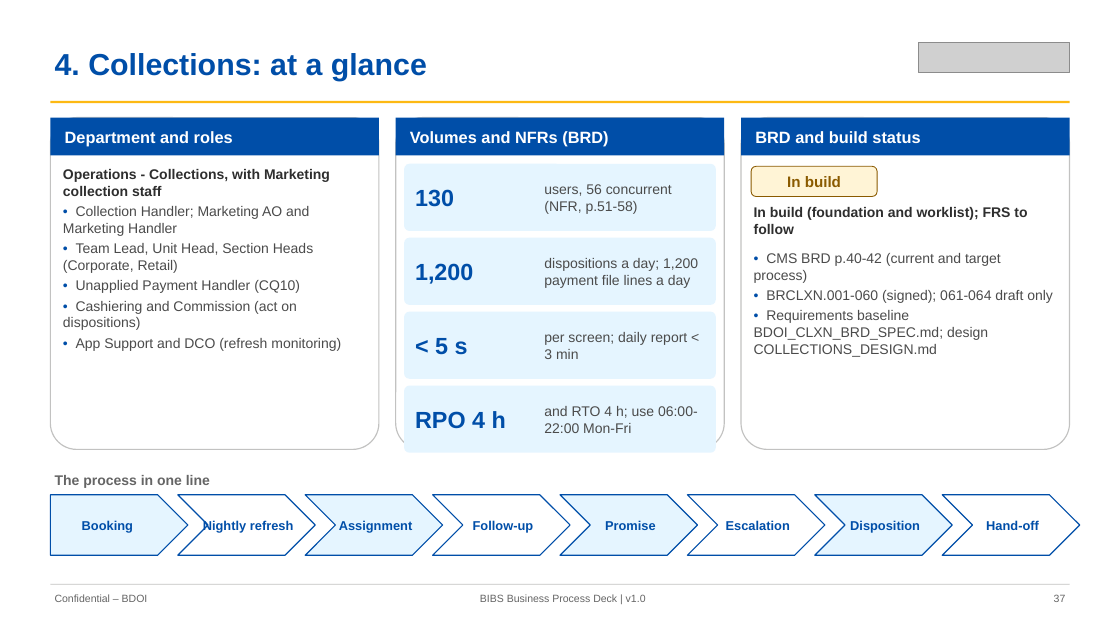
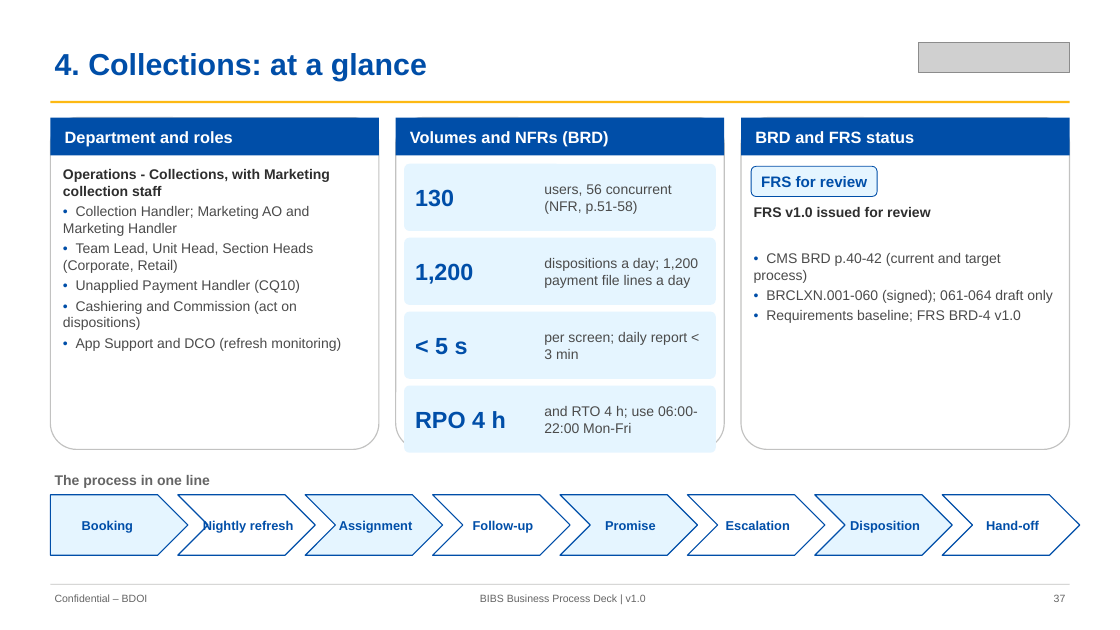
Before and after one commit to IortaTexhNXT-DEV/FinVerse, a slide deck: slide 37 of docs/deliverables/out/Programme/Decks/BIBS_Deck_BRD-00_Business_Process_AsIs_Envisioned_BestPractice_v1.0.pptx. Drawn at 1120x630 pixels with LibreOffice and Linux fonts; fonts in the diff are those of the drawing; grey boxes stand for pictures. Boxes give left, top, right and bottom in pixels: in the first picture for what was removed or moved away, otherwise in the second. Text is boxed around its words. In the diff, an @@ line names an element or a change of style, - is before the commit and + after.

Commit message:
Business process deck: FRS status and sign-off roadmap instead of build status; rebuilt deck and figures

```diff
--- a/docs/deliverables/out/Programme/Decks/BIBS_Deck_BRD-00_Business_Process_AsIs_Envisioned_BestPractice_v1.0.pptx
+++ b/docs/deliverables/out/Programme/Decks/BIBS_Deck_BRD-00_Business_Process_AsIs_Envisioned_BestPractice_v1.0.pptx
@@ text at bbox=[755, 131, 914, 143]: text changed @@
-BRD and build status
+BRD and FRS status
@@ rounded rectangle "FRS for review" at bbox=[751, 166, 877, 197]: fill #FFF4D6 to #E5F5FF; outline #8A5A00 0.75 pt to #004EA8 0.75 pt @@
@@ text in rounded rectangle at bbox=[761, 176, 867, 187]: text changed; text colour #8A5A00 to #004EA8 @@
-In build
+FRS for review
@@ text at bbox=[754, 207, 930, 217]: text changed @@
-In build (foundation and worklist); FRS to follow
+FRS v1.0 issued for review
@@ text at bbox=[766, 310, 1021, 323]: text changed @@
-• Requirements baseline BDOI_CLXN_BRD_SPEC.md; design COLLECTIONS_DESIGN.md
+• Requirements baseline; FRS BRD-4 v1.0
```
Also in this commit, not shown: 40 other slides changed, 43 other files.
